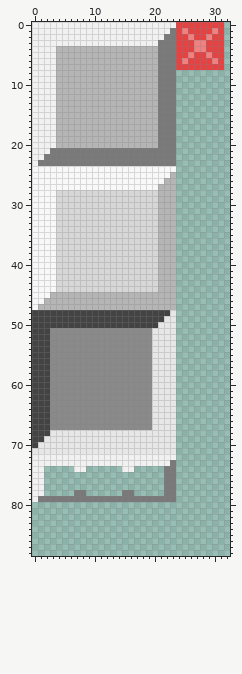
Sprite sheet: res/textures/menus.png. The first picture shows the starting point.
The file is 64x96 pixels. Colours within 5 levels of each other are drawn and written as one. Shown: x 0..32, y 0..88.
Once edited:
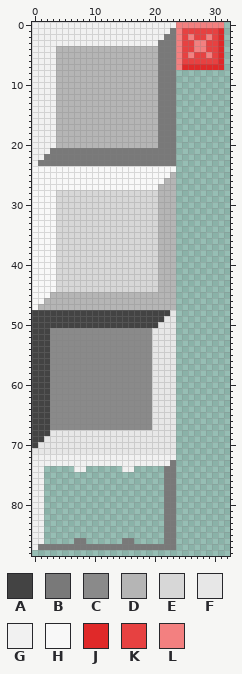
Palette (. is transparent): A #434343  B #797979  C #8a8a8a  D #b5b5b5  E #d7d7d7  F #e7e7e7  G #f1f1f1  H #f8f8f8  J #e02929  K #e74141  L #f38080
The edit:
@@ x 22..32 @@
- 0 GGKKKKKKKK.
- 1 GBKLKKKKLK.
- 2 BBKKLKKLKK.
- 3 BBKKKLLKKK.
- 4 BBKKKLLKKK.
- 5 BBKKLKKLKK.
- 6 BBKLKKKKLK.
- 7 BBKKKKKKKK.
+ 0 GGLLLLLLLL.
+ 1 GBLKKKKKKJ.
+ 2 BBLKLKKLKJ.
+ 3 BBLKKLLKKJ.
+ 4 BBLKKLLKKJ.
+ 5 BBLKLKKLKJ.
+ 6 BBLKKKKKKJ.
+ 7 BBLJJJJJJJ.
  8 BB.........
@@ x 0..32 @@
 77 GG....................BB.........
-78 GG.....BB......BB.....BB.........
-79 GBBBBBBBBBBBBBBBBBBBBBBB.........
-80 .................................
-81 .................................
-82 .................................
-83 .................................
-84 .................................
-85 .................................
-86 .................................
-87 .................................
+78 GG....................BB.........
+79 GG....................BB.........
+80 GG....................BB.........
+81 GG....................BB.........
+82 GG....................BB.........
+83 GG....................BB.........
+84 GG....................BB.........
+85 GG....................BB.........
+86 GG.....BB......BB.....BB.........
+87 GBBBBBBBBBBBBBBBBBBBBBBB.........
 88 .................................
Pixel boxes of the changes (left, top, right, bottom) in both pictures:
changed: (176, 22, 224, 70)
changed: (32, 490, 176, 550)
